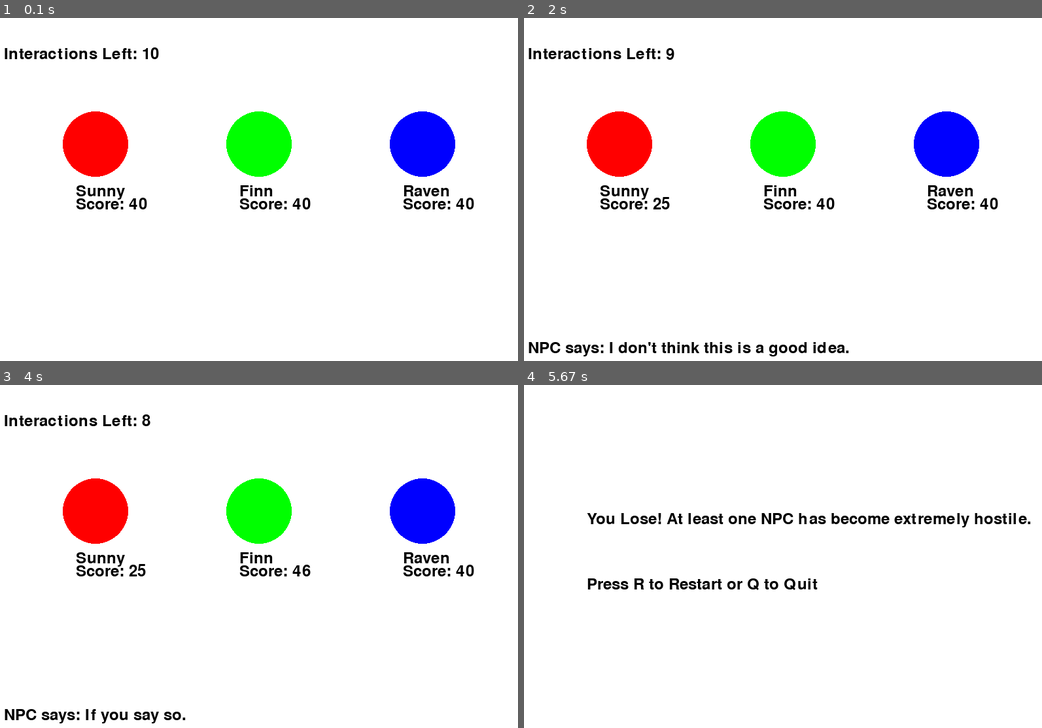
Above: before the commit, frames 1-4 (two rows, left to right).
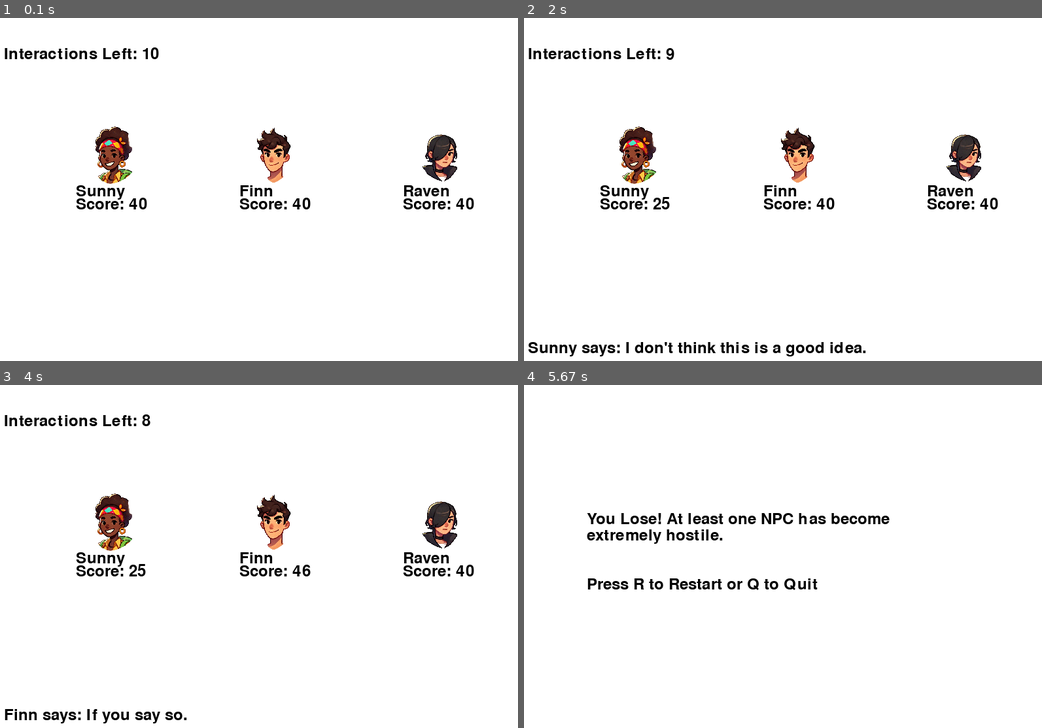
Above: after the commit, the same moments.

Repository: mustangThunderBird/DBN-NPC-PyGame
Game: pygame game, started from project3.py
Same seed, same stepped clock (60 frames per second), same inputs: the game is played once before the commit and once after it.
Inputs (mouse positions are in pixels of both pictures, inside the frame that each line leads up to):
- Up to frame 1 (0.1 s): no input
- Up to frame 2 (2 s): click (622, 151) at 1.38 s; tap E at 1.67 s
- Up to frame 3 (4 s): click (243, 508) at 3.05 s; tap C at 3.83 s
- Up to frame 4 (5.67 s): click (617, 525) at 4.72 s; tap I at 5.5 s

The runs differ from the first frame. In frame 1, 6.1% of the frame differs, in the area x 12-89%, y 27-49%; in frame 2, 7.4%, in the area x 0-89%, y 27-99%; in frame 3, 6.6%; in frame 4, 0.8%.

Commit message:
game ready for screencast

Diff:
--- a/npc.py
+++ b/npc.py
@@ -3,14 +3,15 @@
 import json
 
 class NPC:
-    def __init__(self, name, state, relationship_score, color, position, radius, dialogue_file):
+    def __init__(self, name, state, relationship_score, position, radius, dialogue_file, image_file):
         self.name = name
         self.state = state
         self.relationship_score = relationship_score
-        self.color = color
         self.position = position
         self.radius = radius
         self.dialogue = self.load_dialogue(dialogue_file)
+        self.image = pygame.image.load(image_file)  # Load the image file for the sprite
+        self.image = pygame.transform.scale(self.image, (156, 156))
 
     def load_dialogue(self, filename):
         with open(filename, 'r') as file:
@@ -26,7 +27,7 @@
         screen.blit(score_surface, (self.position[0] - 30, self.position[1] + 80))
 
     def draw_face(self, screen):
-        pygame.draw.circle(screen, self.color, self.position, self.radius)
+        screen.blit(self.image, (self.position[0] - 50, self.position[1] - 50))
 
     def update_state(self):
         if self.relationship_score >= 75:
@@ -90,5 +91,5 @@
     def choose_response(self, action, outcome):
         # Choose response based on action and outcome
         if outcome in self.dialogue[action]:
-            return random.choice(self.dialogue[action][outcome])
+            return f"{self.name} says: {random.choice(self.dialogue[action][outcome])}"
         return ""
--- a/npc_dialogues/finn_dialogue.json
+++ b/npc_dialogues/finn_dialogue.json
@@ -1,10 +1,10 @@
 {
     "Greet": {
         "positive": ["Oh, it's you again. How exciting.", "Hi, I guess.", "Back for more, huh?"],
-        "negative": ["Wow, this day just keeps getting better… not.", "Oh, it's you. Again.", "Didn't expect to see you here. Again."]
+        "negative": ["Wow, this day just keeps getting better... not.", "Oh, it's you. Again.", "Didn't expect to see you here. Again."]
     },
     "Insult": {
-        "positive": ["Wow, creative insult. Did you think of that all by yourself?", "Ouch, I'm devastated… not.", "Really? That's the best you got?"],
+        "positive": ["Wow, creative insult. Did you think of that all by yourself?", "Ouch, I'm devastated... not.", "Really? That's the best you got?"],
         "negative": ["Really? That was uncalled for.", "Harsh. Even for you.", "Maybe learn some manners next time."]
     },
     "Trade": {
@@ -12,19 +12,19 @@
         "negative": ["Wow, this feels like a rip-off.", "I expected better from you.", "I wouldn't call this a fair trade."]
     },
     "Compliment": {
-        "positive": ["Flattery won't get you anywhere… but go on.", "If you say so.", "Thanks, I guess?"],
-        "negative": ["That sounded… rehearsed.", "Sure, if you say so.", "Not sure if I believe that, but okay."]
+        "positive": ["Flattery won't get you anywhere... but go on.", "If you say so.", "Thanks, I guess?"],
+        "negative": ["That sounded... rehearsed.", "Sure, if you say so.", "Not sure if I believe that, but okay."]
     },
     "Challenge": {
         "positive": ["A challenge? Please, don't embarrass yourself.", "Alright, bring it on.", "This'll be fun to watch."],
         "negative": ["Not sure I'm in the mood for this.", "Is this really necessary?", "I don't think this will end well for you."]
     },
     "Gift": {
-        "positive": ["Oh, a gift? How… unexpected.", "Hmm, I suppose this is okay.", "Alright, I'll take it, thanks."],
-        "negative": ["This is… disappointing.", "Is this some kind of joke?", "You couldn't find anything better?"]
+        "positive": ["Oh, a gift? How... unexpected.", "Hmm, I suppose this is okay.", "Alright, I'll take it, thanks."],
+        "negative": ["This is... disappointing.", "Is this some kind of joke?", "You couldn't find anything better?"]
     },
     "Ask for Help": {
         "positive": ["Fine, I suppose I could be persuaded to help.", "You need help? Shocker.", "I'll help, but don't get used to it."],
-        "negative": ["Help you? Seriously?", "Yeah… no. Figure it out yourself.", "Not in the mood to play hero today."]
+        "negative": ["Help you? Seriously?", "Yeah... no. Figure it out yourself.", "Not in the mood to play hero today."]
     }
 }
--- a/npc_dialogues/raven_dialogue.json
+++ b/npc_dialogues/raven_dialogue.json
@@ -1,26 +1,26 @@
 {
     "Greet": {
-        "positive": ["Hello…", "Greetings.", "Oh, it's you."],
+        "positive": ["Hello...", "Greetings.", "Oh, it's you."],
         "negative": ["...What do you want?", "Is there something you need?", "Why are you here?"]
     },
     "Insult": {
-        "positive": ["I see.", "Interesting…", "Very well."],
+        "positive": ["I see.", "Interesting...", "Very well."],
         "negative": ["That was unnecessary.", "I don't appreciate that.", "I expected better from you."]
     },
     "Trade": {
         "positive": ["I appreciate it.", "Thank you.", "This is acceptable."],
-        "negative": ["I was expecting something… more.", "Is this all?", "This doesn't seem fair."]
+        "negative": ["I was expecting something... more.", "Is this all?", "This doesn't seem fair."]
     },
     "Compliment": {
         "positive": ["...Thank you.", "I'll take that as a compliment.", "Noted."],
-        "negative": ["That was… strange.", "I don't need your flattery.", "Save your words."]
+        "negative": ["That was... strange.", "I don't need your flattery.", "Save your words."]
     },
     "Challenge": {
         "positive": ["If that's what you wish.", "Very well.", "Let's proceed."],
         "negative": ["This feels pointless.", "Is this truly necessary?", "I'd rather not."]
     },
     "Gift": {
-        "positive": ["I wasn't expecting this.", "Thank you.", "This is… thoughtful."],
+        "positive": ["I wasn't expecting this.", "Thank you.", "This is... thoughtful."],
         "negative": ["You didn't need to.", "This doesn't mean much to me.", "I'll keep it, for now."]
     },
     "Ask for Help": {
--- a/project3.py
+++ b/project3.py
@@ -21,11 +21,17 @@
 def display_end_screen(screen, font, result):
     screen.fill((255, 255, 255))
     if result == "win":
-        message = "You Win! You've formed a strong friendship with at least one NPC!"
+        messages = ["You Win! You've formed a strong friendship", "with at least one NPC!"]
+    elif result == "lose":
+        messages = ["You Lose! At least one NPC has become", "extremely hostile."]
     else:
-        message = "You Lose! At least one NPC has become extremely hostile."
+        messages = ["You Lose! You have reached the maximum number", "of interactions without forming a strong friendship."]
 
-    draw_text(message, font, screen, 100, 200, (0, 0, 0))
+    #draw_text(message, font, screen, 100, 200, (0, 0, 0))
+    y_pos = 200
+    for message in messages:
+        draw_text(message, font, screen, 100, y_pos, (0, 0, 0))
+        y_pos += 25
     draw_text("Press R to Restart or Q to Quit", font, screen, 100, 300, (0, 0, 0))
     pygame.display.flip()
 
@@ -62,13 +68,27 @@
     font = pygame.font.Font(None, 36)
 
     # Create NPCs
-    npc1 = NPC("Sunny", "Neutral", 40, (255, 0, 0), (150, 200), 50, os.path.join(THIS_DIRECTORY, "npc_dialogues", "sunny_dialogue.json"))  # Red NPC
-    npc2 = NPC("Finn", "Neutral", 40, (0, 255, 0), (400, 200), 50, os.path.join(THIS_DIRECTORY, "npc_dialogues", "finn_dialogue.json"))  # Green NPC
-    npc3 = NPC("Raven", "Neutral", 40, (0, 0, 255), (650, 200), 50, os.path.join(THIS_DIRECTORY, "npc_dialogues", "raven_dialogue.json"))  # Blue NPC
+    npc1 = NPC("Sunny", "Neutral", 40, (150, 200), 50, os.path.join(THIS_DIRECTORY, "npc_dialogues", "sunny_dialogue.json"), os.path.join(THIS_DIRECTORY, "npc_images", "sunny.png"))  # Red NPC
+    npc2 = NPC("Finn", "Neutral", 40, (400, 200), 50, os.path.join(THIS_DIRECTORY, "npc_dialogues", "finn_dialogue.json"), os.path.join(THIS_DIRECTORY, "npc_images", "finn.png"))  # Green NPC
+    npc3 = NPC("Raven", "Neutral", 40, (650, 200), 50, os.path.join(THIS_DIRECTORY, "npc_dialogues", "raven_dialogue.json"), os.path.join(THIS_DIRECTORY, "npc_images", "raven.png"))  # Blue NPC
     npc_list = [npc1, npc2, npc3]
+
+    # Define valid keys and corresponding actions
+    valid_keys = {
+        pygame.K_g: "Greet",
+        pygame.K_t: "Trade",
+        pygame.K_i: "Insult",
+        pygame.K_c: "Compliment",
+        pygame.K_l: "Gift",
+        pygame.K_e: "Challenge",
+        pygame.K_h: "Ask for Help"
+    }
 
     # Main game loop
     running = True
+    error_message = ""
+    error_time = 0
+
     while running:
         screen.fill(white)
         current_time = time.time()
@@ -80,18 +100,27 @@
                 npc.draw_score(screen, font, black)
             draw_text(f"Interactions Left: {interaction_limit - interaction_count}", font, screen, 10, 50, black)
             if npc_response and current_time - response_time < 2:  # Show response for 2 seconds
-                draw_text(f"NPC says: {npc_response}", font, screen, 10, 500, black)
+                draw_text(f"{npc_response}", font, screen, 10, 500, black)
         else:
             # Display selected NPC info and action options
             draw_text(f"{selected_npc.name} State: {selected_npc.state}", font, screen, 10, 10, black)
             draw_text(f"{selected_npc.name}'s Relationship Score: {selected_npc.relationship_score}", font, screen, 10, 50, black)
             draw_text("Press G to Greet, T to Trade, I to Insult", font, screen, 10, 150, black)
             draw_text("Press C to Compliment, L to Gift, E to Challenge, H to Ask for Help", font, screen, 10, 180, black)
+            if error_message and current_time - error_time < 2:  # Show error message for 2 seconds
+                draw_text(f"{error_message}", font, screen, 10, 550, (255, 0, 0))  # Display error in red
 
         # Check win/lose conditions after each interaction
         game_result = check_end_conditions(npc_list)
         if game_result:
             action = display_end_screen(screen, font, game_result)
+            if action == "restart":
+                main()  # Restart the game
+            return  # End the game if quit
+
+        # Additional check for neutral outcome if interaction limit is reached
+        if interaction_count >= interaction_limit and not game_result:
+            action = display_end_screen(screen, font, "neutral")
             if action == "restart":
                 main()  # Restart the game
             return  # End the game if quit
@@ -110,23 +139,18 @@
                         selected_npc = this_npc
                         break
             elif event.type == pygame.KEYDOWN and selected_npc is not None and interaction_count < interaction_limit:
-                if event.key == pygame.K_g:
-                    npc_response = selected_npc.handle_action("Greet")
-                elif event.key == pygame.K_t:
-                    npc_response = selected_npc.handle_action("Trade")
-                elif event.key == pygame.K_i:
-                    npc_response = selected_npc.handle_action("Insult")
-                elif event.key == pygame.K_c:
-                    npc_response = selected_npc.handle_action("Compliment")
-                elif event.key == pygame.K_l:
-                    npc_response = selected_npc.handle_action("Gift")
-                elif event.key == pygame.K_e:
-                    npc_response = selected_npc.handle_action("Challenge")
-                elif event.key == pygame.K_h:
-                    npc_response = selected_npc.handle_action("Ask for Help")
-                interaction_count += 1
-                selected_npc = None  # Reset selected NPC
-                response_time = time.time() + 2  # Set the response timer for 2 seconds
+                if event.key in valid_keys:
+                    # If key is valid, perform action and increment count
+                    action = valid_keys[event.key]
+                    npc_response = selected_npc.handle_action(action)
+                    interaction_count += 1
+                    selected_npc = None  # Reset selected NPC
+                    response_time = time.time()  # Set the response timer for 2 seconds
+                    error_message = ""  # Clear any previous error message
+                else:
+                    # Show error message for invalid key
+                    error_message = "Invalid key! Please press a valid option."
+                    error_time = time.time()  # Start timer for the error message
 
         pygame.display.flip()
 
Binary file added: npc_images/finn.png
Binary file added: npc_images/raven.png
Binary file added: npc_images/sunny.png
